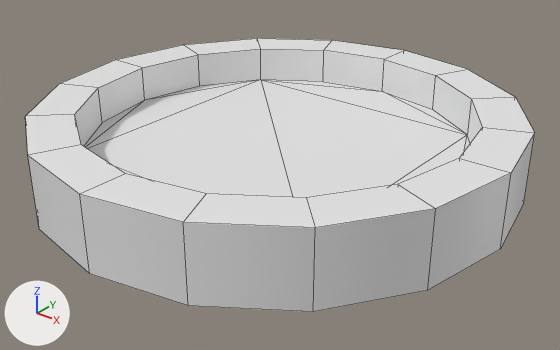
The FBX model Assets/Meshes/Functionality/mesh_KitchenBarleyAttacher.fbx: old version first, new version second.
Rendered twice from a camera (50 mm lens) standing at (0.1051, -0.1307, 0.0721) and looking at (0.0026, -0.0025, -0.0074). The axes (+X, +Y, +Z) are drawn at lower left. The lights are the same throughout. Mesh edges are drawn as thin lines. Where no turn or scale is listed for an object, it has been applied to the vertices. Vertices at the same position are counted once.

Objects in the first picture: 'BarleyTacher'.
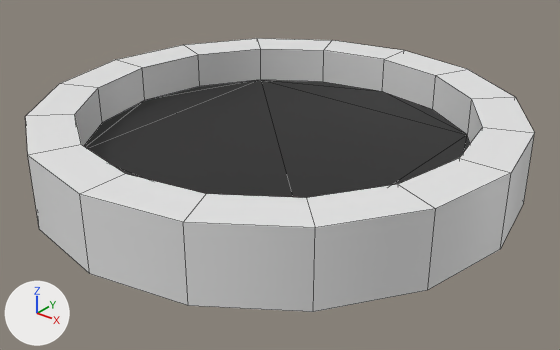
Location of each change, [x1, y1, x2, y2] in pixels of the pictures (560 x 350 px):
part 1 of me_cylinder_006, recoloured (white to black)
    both: [84, 80, 470, 198]

What the commit changed:
Material 'mat_AttacherInside' (mat_mat_attacherinside) is new.
Its base color is (0.0134, 0.0134, 0.0134) (black #1f1f1f).
me_cylinder_006 has 64 vertices, 62 faces and spans x -0.0565..0.0565, y -0.0565..0.0565, z -0.0084..0.0084.
me_cylinder_006 is used by ob_barleytacher; location (0.0, 0.0, 0.0).
me_cylinder_006 part 1: all 14 faces centred in x -0.0401..0.0401, y -0.0401..0.0401, z -0.0008 switch from mat_mat_attacher (white #e7e7e7) to mat_mat_attacherinside (black #1f1f1f).
